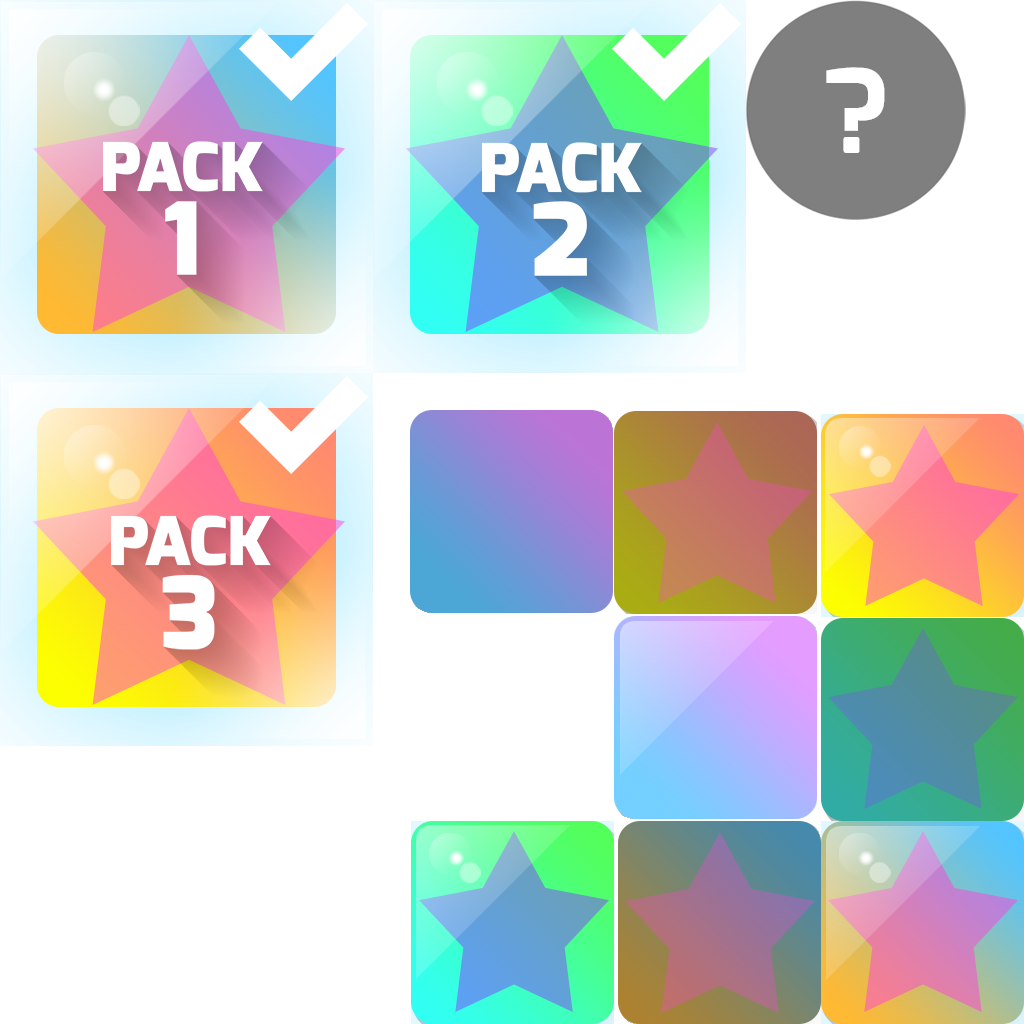
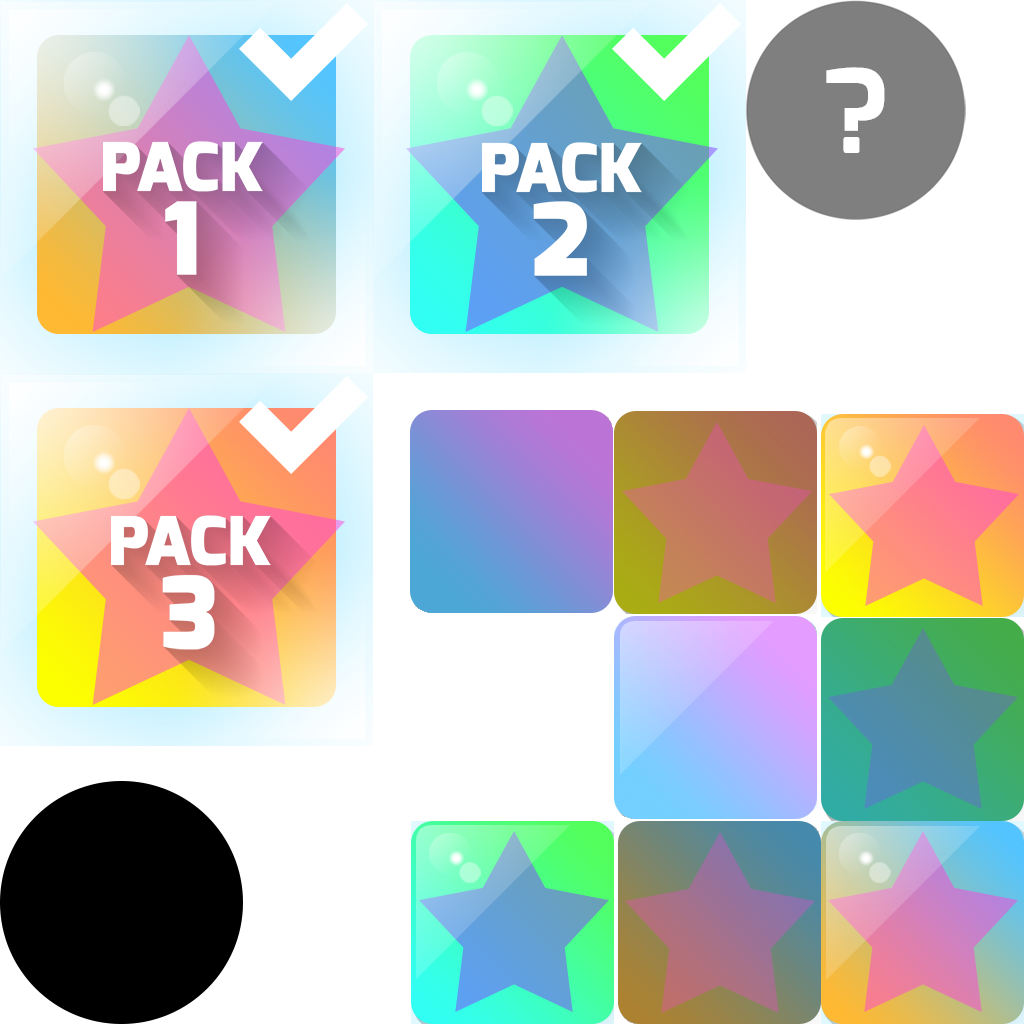
The second 1024×1024 image is a revision of the first. Changes to its layers:
added layer "Warstwa 21" above "Warstwa 20" over (0, 781, 243, 1024)
